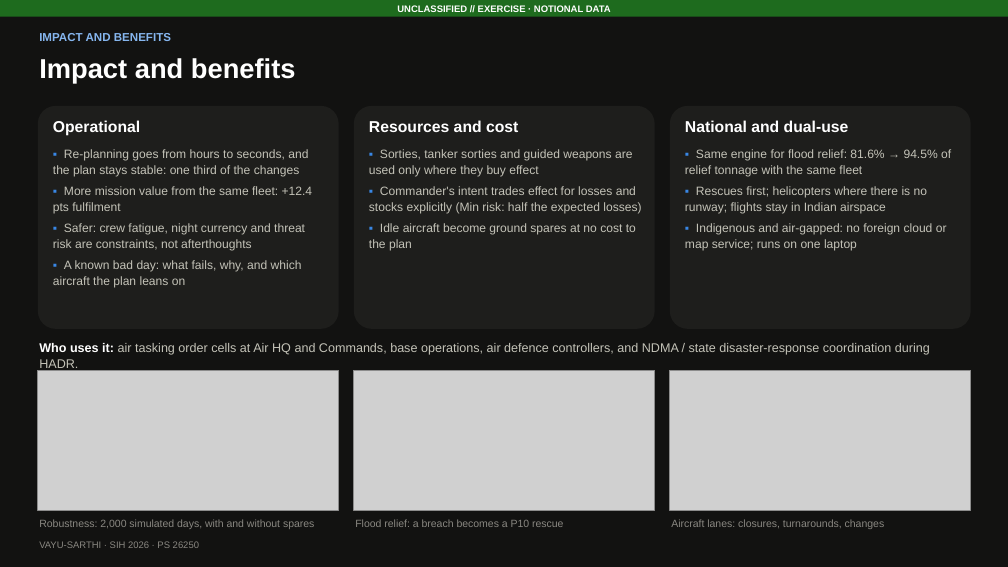
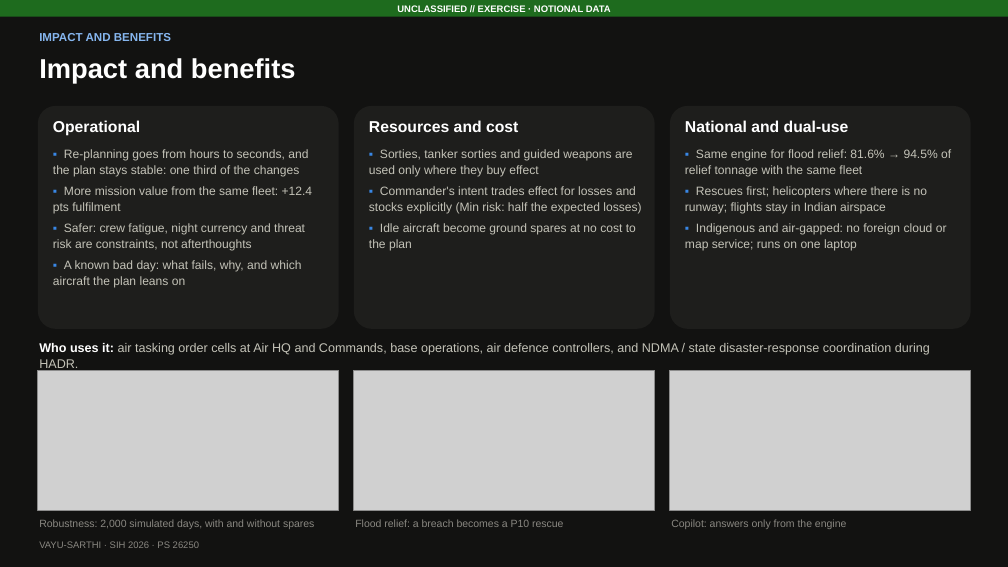
Before and after one commit to DeepakSinghhh/Air-power-Dynamic, a slide deck: slide 5 of docs/VAYU-SARTHI_SIH2026_idea.pptx. Drawn at 1008x567 pixels with LibreOffice and Linux fonts; fonts in the diff are those of the drawing; grey boxes stand for pictures. Boxes give left, top, right and bottom in pixels: in the first picture for what was removed or moved away, otherwise in the second. Text is boxed around its words. In the diff, an @@ line names an element or a change of style, - is before the commit and + after.

```diff
--- a/docs/VAYU-SARTHI_SIH2026_idea.pptx
+++ b/docs/VAYU-SARTHI_SIH2026_idea.pptx
@@ text at <box>671,519,846,529</box>: text changed @@
-Aircraft lanes: closures, turnarounds, changes
+Copilot: answers only from the engine
```
Also in this commit, not shown: 3 other slides changed, 21 other files.
